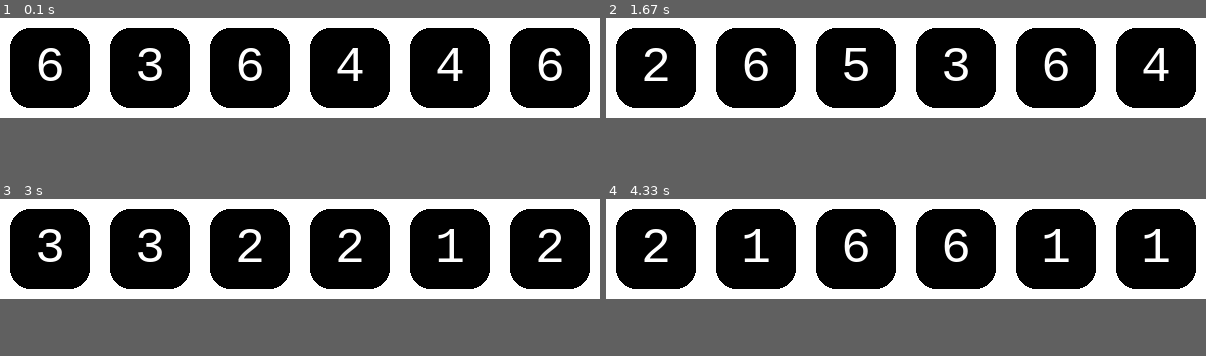
Above: before the commit, frames 1-4 (two rows, left to right).
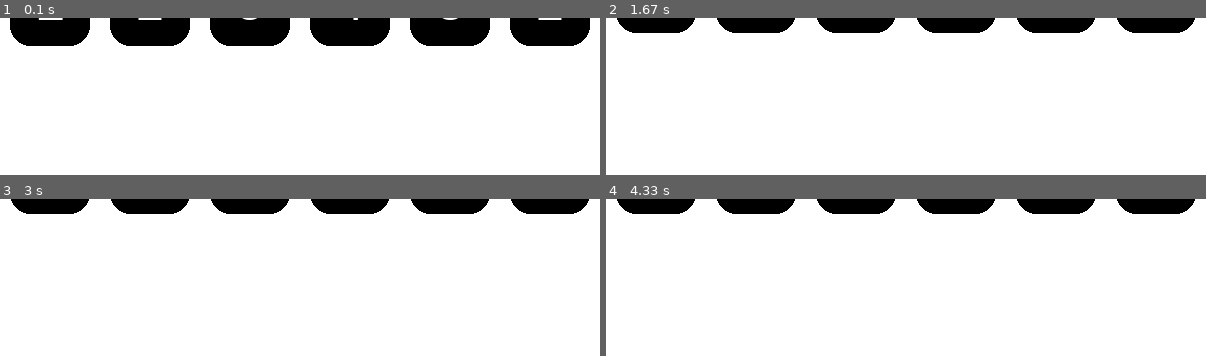
Above: after the commit, the same moments.

Repository: sillypantscoder/pygame_dice
Game: pygame game, started from main.py
Same seed, same stepped clock (60 frames per second), same inputs: the game is played once before the commit and once after it.
Inputs (mouse positions are in pixels of both pictures, inside the frame that each line leads up to):
- Up to frame 1 (0.1 s): no input
- Up to frame 2 (1.67 s): press the mouse at (906, 105) at 0.37 s; move the mouse to (834, 101) at 0.47 s; release the mouse at (762, 96) at 0.6 s; press the mouse at (906, 105) at 0.7 s; move the mouse to (954, 72) at 0.8 s; release the mouse at (996, 41) at 0.93 s; press the mouse at (906, 105) at 1.03 s; move the mouse to (912, 74) at 1.13 s; release the mouse at (918, 43) at 1.27 s; press the mouse at (906, 105) at 1.37 s; move the mouse to (912, 109) at 1.47 s; release the mouse at (912, 113) at 1.6 s
- Up to frame 3 (3 s): press the mouse at (300, 286) at 1.7 s; move the mouse to (378, 294) at 1.8 s; release the mouse at (456, 302) at 1.93 s; press the mouse at (300, 286) at 2.03 s; move the mouse to (378, 274) at 2.13 s; release the mouse at (456, 263) at 2.27 s; press the mouse at (300, 286) at 2.37 s; move the mouse to (408, 275) at 2.47 s; release the mouse at (516, 264) at 2.6 s; press the mouse at (300, 286) at 2.7 s; move the mouse to (408, 296) at 2.8 s; release the mouse at (510, 307) at 2.93 s
- Up to frame 4 (4.33 s): press the mouse at (906, 286) at 3.03 s; move the mouse to (918, 279) at 3.13 s; release the mouse at (930, 271) at 3.27 s; press the mouse at (906, 286) at 3.37 s; move the mouse to (840, 268) at 3.47 s; release the mouse at (774, 249) at 3.6 s; press the mouse at (906, 286) at 3.7 s; move the mouse to (990, 290) at 3.8 s; release the mouse at (1068, 294) at 3.93 s; press the mouse at (906, 286) at 4.03 s; move the mouse to (858, 255) at 4.13 s; release the mouse at (810, 225) at 4.27 s
In our replay, the window is 600x100 before the commit and 600x157 after it. These sizes can differ from the game's own. Grey fills any space a smaller window leaves; there, only what the larger window draws over its background counts as a difference.

The runs differ from the first frame. In frame 1, 35% of the frame differs, in the area x 1-99%, y 0-58%; in frame 2, 40%; in frame 3, 40%; in frame 4, 40%.

Commit message:
Dice and total text zoom in

Diff:
--- a/main.py
+++ b/main.py
@@ -8,12 +8,19 @@
 DICE = [1, 2, 3, 4, 5, 6]
 ZOOM = 100
 FONT = pygame.font.SysFont("monospace", int(ZOOM / 2))
+FONTHEIGHT = FONT.render("0", True, BLACK).get_height()
+DICE_HEIGHT = 0
+TEXTHEIGHT = 0
 
-screen = pygame.display.set_mode((len(DICE) * ZOOM, ZOOM))
+screen = pygame.display.set_mode((len(DICE) * ZOOM, ZOOM + FONTHEIGHT))
 
 def reroll():
 	global DICE
+	global DICE_HEIGHT
+	global TEXTHEIGHT
 	DICE = random.choices([1, 2, 3, 4, 5, 6], k=len(DICE))
+	DICE_HEIGHT = -ZOOM
+	TEXTHEIGHT = FONTHEIGHT
 
 reroll()
 
@@ -29,10 +36,14 @@
 	screen.fill(WHITE)
 	x = 0
 	for i in DICE:
-		pygame.draw.rect(screen, BLACK, pygame.Rect(x + 10, 10, 80, 80), 0, 20)
+		pygame.draw.rect(screen, BLACK, pygame.Rect(x + 10, 10 + DICE_HEIGHT, 80, 80), 0, 20)
 		rendered = FONT.render(str(i), True, WHITE)
-		screen.blit(rendered, ((50 + x) - (rendered.get_width() / 2), 50 - (rendered.get_height() / 2)))
+		screen.blit(rendered, ((50 + x) - (rendered.get_width() / 2), (50 + DICE_HEIGHT) - (rendered.get_height() / 2)))
 		x += 100
+	DICE_HEIGHT /= 1.1
+	if DICE_HEIGHT >= -1: TEXTHEIGHT /= 1.6
+	rendered = FONT.render("Total: " + str(sum(DICE)), True, BLACK)
+	screen.blit(rendered, (0, 100 + TEXTHEIGHT))
 	# FLIP
 	pygame.display.flip()
 	c.tick(60)
